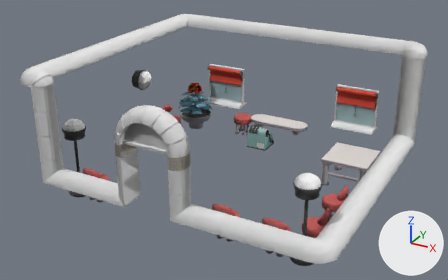
A saved change to the glTF model www/models/lba2/iso_scenes/8.glb.
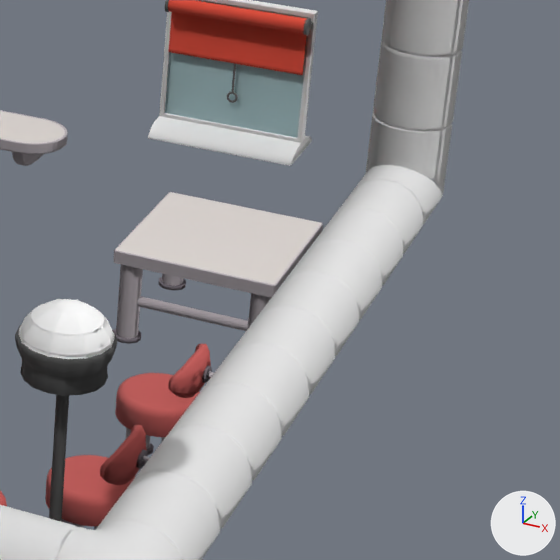
There are two pictures of each version: one whole from a 50 mm camera at (17.85, -26.75, 14.46) aimed at (6.21, -5.6, 3.88), one close up on the part from 64% to 100% of the width and 31% to 88% of the height. The lights are fixed; the arrows at lower right show +X, +Y and +Z. Where no turn or scale is listed for an object, it has been applied to the vertices. Vertices at the same position are counted once.

The first close-up shows 'colored', 'textured_4e224c5d'.
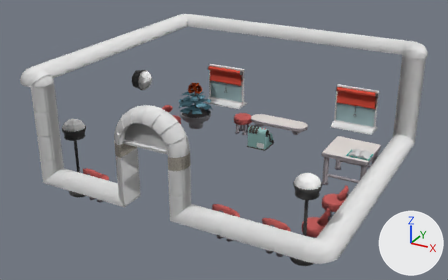
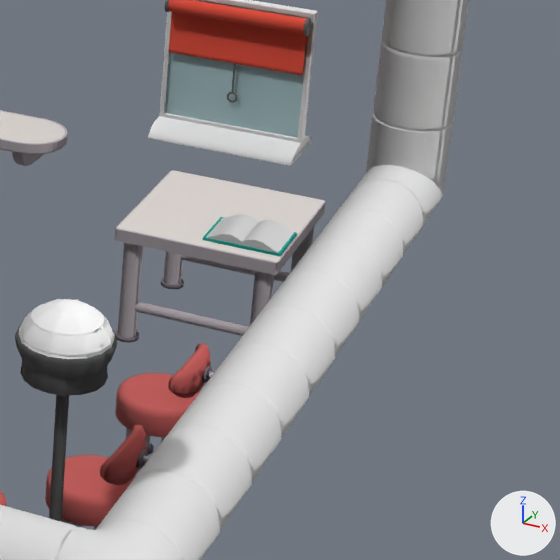
Pixel boxes (x1, y1, x2, y2) of what changed, in the close-ups (560 x 560 px; the box of a moved part takes in the faces that stretch with it):
```json
{"object": "colored", "change": "reshaped", "before": [0, 0, 323, 530], "after": [0, 0, 326, 530]}
{"part": 1, "of": "me_mesh_0", "change": "added", "after": [202, 217, 297, 257], "on screen": "cyan"}
{"part": 2, "of": "me_mesh_0", "change": "added", "after": [206, 214, 294, 253]}
{"part": 3, "of": "me_mesh_0", "change": "moved or reshaped", "before": [113, 192, 323, 344], "after": [115, 170, 326, 343]}
```

The change, as JSON lines over the scene's bpy script:
```json
{"block": "me_mesh_0", "where": "# used by ob_colored; location = (0.0, 0.0, 0.0)"}
{"op": "remove", "block": "me_mesh_0", "code": "me_mesh_0.from_pydata(...)  # 11739 vertices, 21624 faces; spans x 0.84..12.16, y -10.16..0.99, z 2.0..5.94"}
{"op": "add", "block": "me_mesh_0", "code": "me_mesh_0.from_pydata(...)  # 11775 vertices, 21688 faces; spans x 0.84..12.16, y -10.16..0.99, z 2.0..5.94"}
{"block": "me_mesh_0", "change": "me_mesh_0 part 1: a new loose piece, a box spanning x 11.033..11.967, y -3.835..-3.165, z 3.5..3.533, in mat_material_0"}
{"block": "me_mesh_0", "change": "me_mesh_0 part 2: a new loose piece of 28 vertices spanning x 11.06..11.94, y -3.82..-3.18, z 3.53..3.64, in mat_material_0"}
{"block": "me_mesh_0", "change": "me_mesh_0 part 3"}
{"block": "me_mesh_0", "change": "4 vertices are removed from x 10.02..11.98, y -3.98..-2.03, z 3.2"}
{"block": "me_mesh_0", "change": "16 faces are deleted"}
{"block": "me_mesh_0", "change": "18 vertices in x 10.28..11.72, y -3.9..-3.81, z 2.46..2.59 move by (0.0, 0.01, -0.08)"}
{"block": "me_mesh_0", "change": "18 vertices in x 10.28..11.72, y -2.19..-2.1, z 2.46..2.59 move by (0.0, -0.01, -0.08)"}
{"block": "me_mesh_0", "change": "12 vertices in x 10.28..11.72, y -3.78..-2.22, z 2.49..2.55 move by (0.0, 0.0, -0.08)"}
{"block": "me_mesh_0", "change": "8 vertices in x 10.02..11.67, y -3.83..-2.17, z 2.0..2.05 move by (0.02, 0.0, 0.0)"}
{"block": "me_mesh_0", "change": "8 vertices in x 10.19..11.81, y -3.69..-2.0, z 2.0..2.05 move by (0.0, -0.02, 0.0)"}
{"block": "me_mesh_0", "change": "8 vertices in x 11.88..11.96, y -3.71..-2.02, z 2.0..2.05 move by (-0.02, -0.02, 0.0)"}
{"block": "me_mesh_0", "change": "188 vertices move from x 10.01..11.99, y -4.01..-2.0, z 2.0..3.2 to x 10.01..11.99, y -4.02..-1.99, z 2.0..3.5"}
{"block": "me_mesh_0", "change": "4 vertices are added at (10.04, -3.99, 3.5), (10.02, -3.97, 3.5), (11.96, -2.02, 3.5), (11.98, -2.04, 3.5)"}
{"block": "me_mesh_0", "change": "16 new faces join them"}
```
